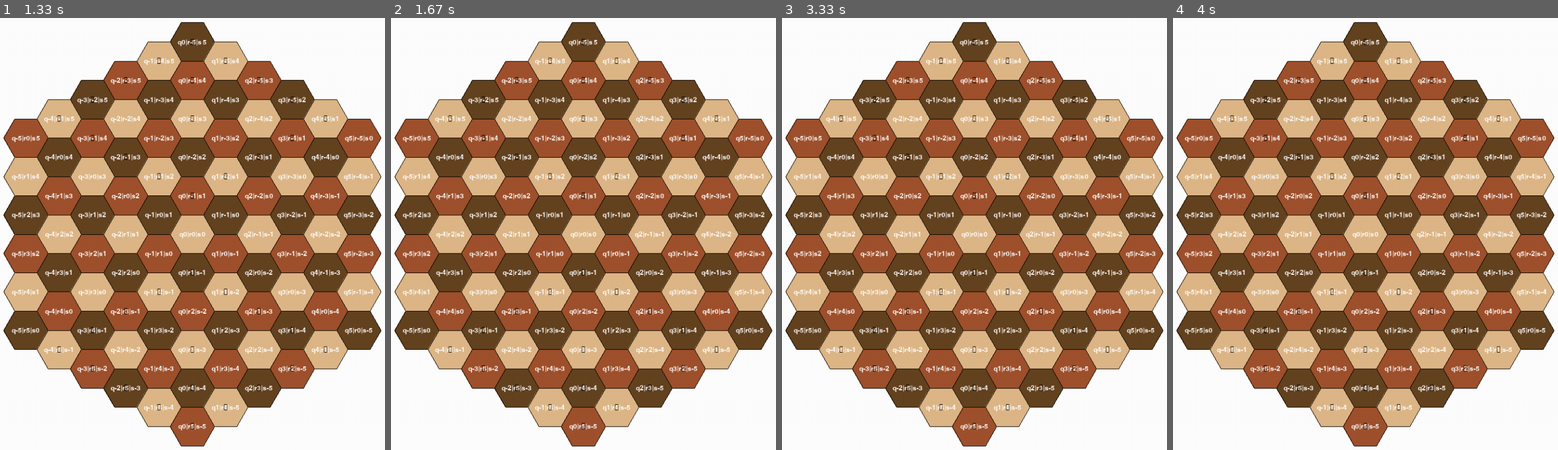
Above: before the commit, frames 1-4 (left to right).
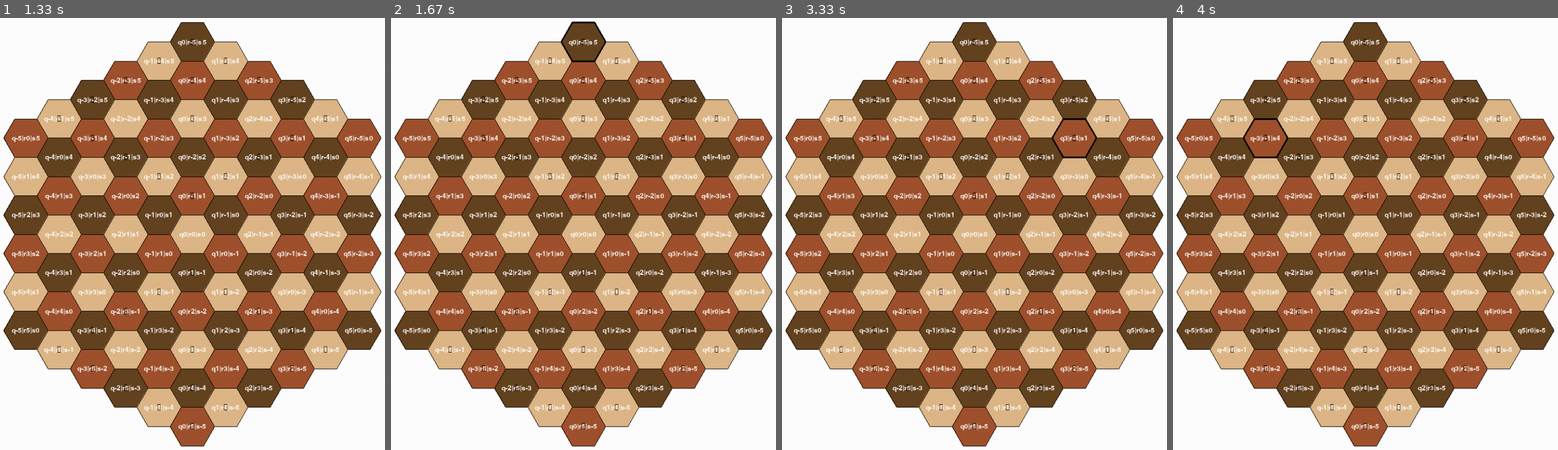
Above: after the commit, the same moments.

Repository: mitselek/chexs
Game: pygame game, started from pygame_main.py
Same seed, same stepped clock (60 frames per second), same inputs: the game is played once before the commit and once after it.
Inputs (mouse positions are in pixels of both pictures, inside the frame that each line leads up to):
- Up to frame 1 (1.33 s): click (192, 234) at 0.38 s; click (234, 350) at 0.72 s; click (257, 52) at 1.05 s
- Up to frame 2 (1.67 s): click (591, 61) at 1.38 s
- Up to frame 3 (3.33 s): click (982, 290) at 1.72 s; click (1090, 316) at 2.05 s; click (1070, 143) at 3.22 s
- Up to frame 4 (4 s): click (1469, 104) at 3.55 s; click (1265, 143) at 3.88 s

Frame 1 is identical in both runs. In frame 2, 0.2% of the frame differs, in the area x 44-56%, y 0-11%; in frame 3, 0.1%; in frame 4, 0.1%.

Commit message:
add mouse interaction, correct bishop moves in piece_moves

Diff:
--- a/piece_moves.py
+++ b/piece_moves.py
@@ -5,8 +5,7 @@
 def get_bishop_moves(board, piece):
     """Gets all valid bishop moves along diagonals."""
     moves = set()
-    for i in [1, 3, 5]:  # Every second direction for diagonals
-        direction = hex_directions[i]
+    for direction in board.BISHOP_DIRECTIONS:
         current = piece.position
         while True:
             current = current + direction
--- a/pygame_main.py
+++ b/pygame_main.py
@@ -1,4 +1,6 @@
 import pygame
+from math import sqrt
+from copy import deepcopy
 from hex import Hex
 from board import Board
 from utils import format_piece
@@ -17,7 +19,6 @@
 BOARD_OFFSET_X = WINDOW_WIDTH // 2  # Center the board horizontally
 BOARD_OFFSET_Y = WINDOW_HEIGHT // 2  # Center the board vertically
 
-
 # Colors
 WHITE = (255, 255, 255)
 BLACK = (0, 0, 0)
@@ -31,6 +32,34 @@
     x = HEX_SIDE * (hex.q * 3/2)
     y = HEX_HEIGHT * (hex.r - hex.s) / 2
     return (x + BOARD_OFFSET_X, y + BOARD_OFFSET_Y)
+
+def pixel_to_hex(x, y):
+    """Convert pixel coordinates to hex coordinates."""
+    x -= BOARD_OFFSET_X
+    y -= BOARD_OFFSET_Y
+    q = (2/3 * x) / HEX_SIDE
+    r = (-x / 3 + (3 ** 0.5) / 3 * y) / HEX_SIDE
+    s = -q - r
+
+    # Round q, r, s to the nearest integers
+    rounded_q = round(q)
+    rounded_r = round(r)
+    rounded_s = round(s)
+
+    # Calculate the differences between the rounded values and the original values
+    q_diff = abs(rounded_q - q)
+    r_diff = abs(rounded_r - r)
+    s_diff = abs(rounded_s - s)
+
+    # Adjust the rounded value with the largest difference to ensure rq + rr + rs == 0
+    if q_diff > r_diff and q_diff > s_diff:
+        rounded_q = -rounded_r - rounded_s
+    elif r_diff > s_diff:
+        rounded_r = -rounded_q - rounded_s
+    else:
+        rounded_s = -rounded_q - rounded_r
+
+    return Hex(rounded_q, rounded_r, rounded_s)
 
 def draw_hex(surface, color, hex):
     """Draw a hexagon at the given hex coordinates."""
@@ -78,14 +107,65 @@
     clock = pygame.time.Clock()
     board = Board()
 
+    selected_hex = None
     running = True
     while running:
         for event in pygame.event.get():
             if event.type == pygame.QUIT:
                 running = False
+            if event.type == pygame.MOUSEBUTTONDOWN:
+                mouse_pos = pygame.mouse.get_pos()
+                clicked_hex = pixel_to_hex(*mouse_pos)  # Unpack mouse_pos tuple
+                if board.is_valid_hex(clicked_hex):
+                    if selected_hex is None:
+                        if board.is_occupied(clicked_hex) and board.get_piece(clicked_hex).color == board.current_player:
+                            selected_hex = clicked_hex
+                    elif clicked_hex != selected_hex:
+                        try:
+                            possible_moves = board.get_possible_moves(selected_hex)
+                            if clicked_hex in possible_moves:
+                                temp_board = deepcopy(board)
+                                temp_board.move_piece(selected_hex, clicked_hex)
+                                if not temp_board.is_check(board.current_player):
+                                    board.move_piece(selected_hex, clicked_hex)
+                                    if board.is_checkmate(board.current_player):
+                                        winner = "black" if board.current_player == "white" else "white"
+                                        print(board.display())  # Display the final board
+                                        print(f"Checkmate! {winner} wins!")
+                                        running = False
+                                    if board.is_check(board.current_player):
+                                        print("Check!")
+                                    selected_hex = None
+                                else:
+                                    print("You cannot put yourself in check")
+                                    selected_hex = None
+                            else:
+                                print("Invalid move")
+                                selected_hex = None
+                        except ValueError as e:
+                            print(f"Invalid move: {e}")
+                            selected_hex = None
+                    else:
+                        selected_hex = None
+                else:
+                    selected_hex = None
 
         screen.fill(WHITE)
         draw_board(screen, board)
+
+        # Highlight selected hex
+        if selected_hex:
+            x, y = hex_to_pixel(selected_hex)
+            points = [
+                (x + HEX_SIDE / 1, y),
+                (x + HEX_SIDE / 2, y + HEX_APOTHEM),
+                (x - HEX_SIDE / 2, y + HEX_APOTHEM),
+                (x - HEX_SIDE / 1, y),
+                (x - HEX_SIDE / 2, y - HEX_APOTHEM),
+                (x + HEX_SIDE / 2, y - HEX_APOTHEM),
+            ]
+            pygame.draw.polygon(screen, BLACK, points, 3)  # Highlight with thicker black line
+
         pygame.display.flip()
         clock.tick(30)
 
